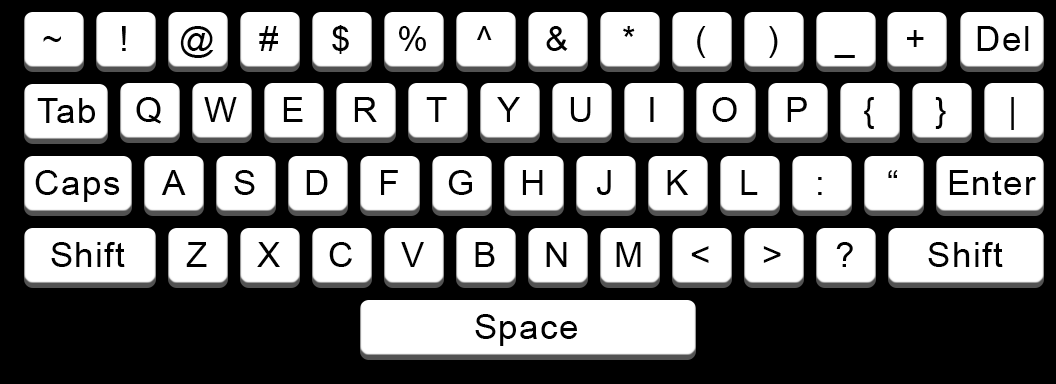
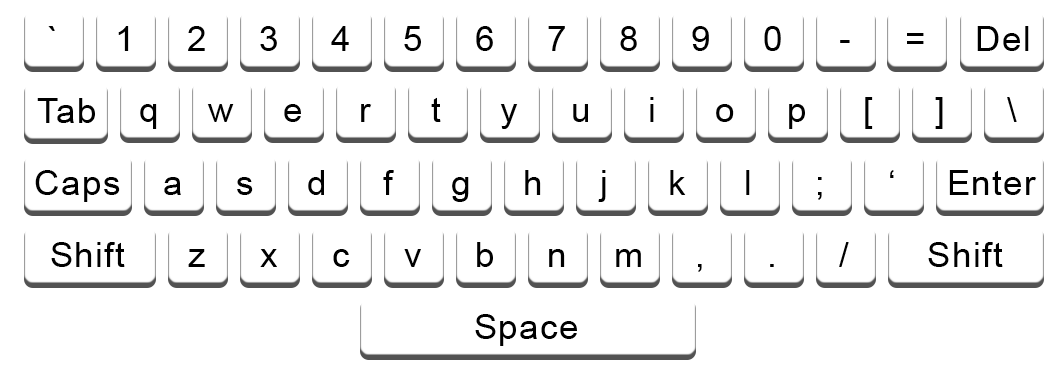
Layer changes from the first 1056px x 384px image to the second:
renamed "M" to "m", painted on it over [616, 242, 641, 267]
renamed "N" to "n", painted on it over [546, 242, 567, 267]
renamed "V" to "v", painted on it over [401, 242, 424, 267]
renamed "C" to "c", painted on it over [329, 242, 352, 267]
renamed "X" to "x", painted on it over [257, 242, 280, 267]
renamed "Z" to "z", painted on it over [186, 242, 207, 267]
renamed ")" to "0", painted on it over [764, 26, 781, 58]
renamed "(" to "9", painted on it over [692, 26, 709, 58]
renamed "&" to "7", painted on it over [546, 26, 568, 51]
renamed "%" to "5", painted on it over [399, 26, 426, 51]
renamed "@" to "2", painted on it over [180, 26, 214, 58]
renamed "P" to "p", painted on it over [787, 97, 807, 129]
renamed "O" to "o", painted on it over [712, 97, 737, 122]
renamed "U" to "u", painted on it over [570, 97, 591, 122]
renamed "Y" to "y", painted on it over [497, 97, 520, 129]
renamed "T" to "t", painted on it over [426, 97, 447, 122]
renamed "R" to "r", painted on it over [354, 97, 377, 122]
renamed "W" to "w", painted on it over [204, 97, 237, 122]
renamed "Q" to "q", painted on it over [136, 97, 161, 129]
renamed "K" to "k", painted on it over [667, 170, 689, 195]
renamed "G" to "g", painted on it over [448, 170, 472, 202]
renamed "D" to "d", painted on it over [306, 170, 328, 195]
renamed "A" to "a", painted on it over [161, 170, 186, 195]
hid "Layer 0" over [0, 0, 1056, 384]
…and 24 more changes (24 painted, 24 renamed)
